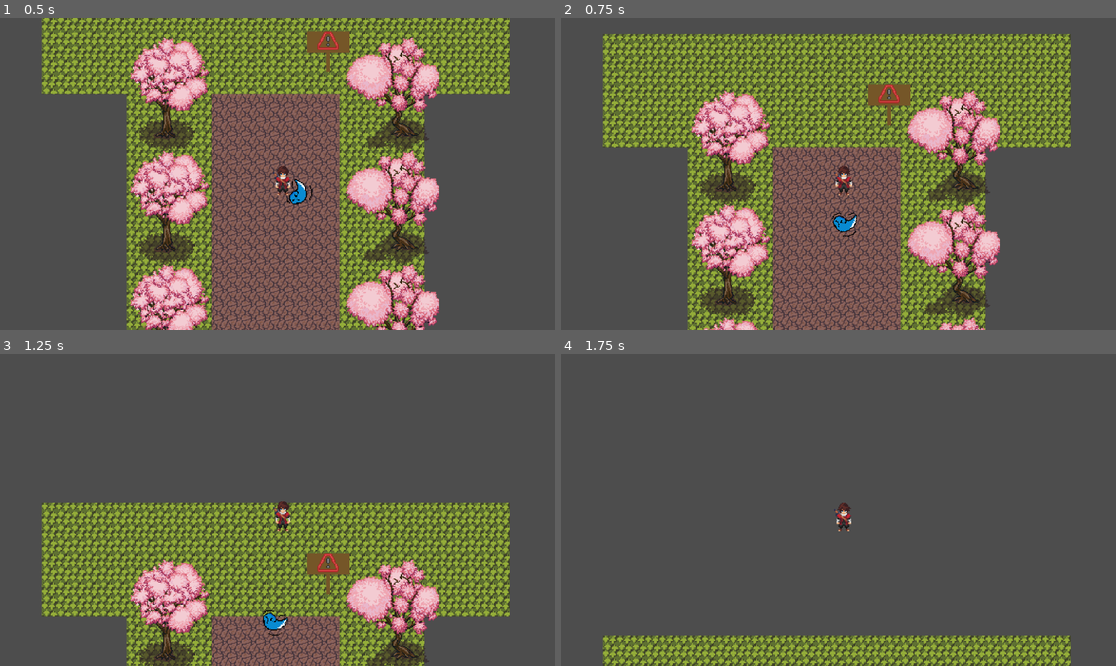
Above: before the commit, frames 1-4 (two rows, left to right).
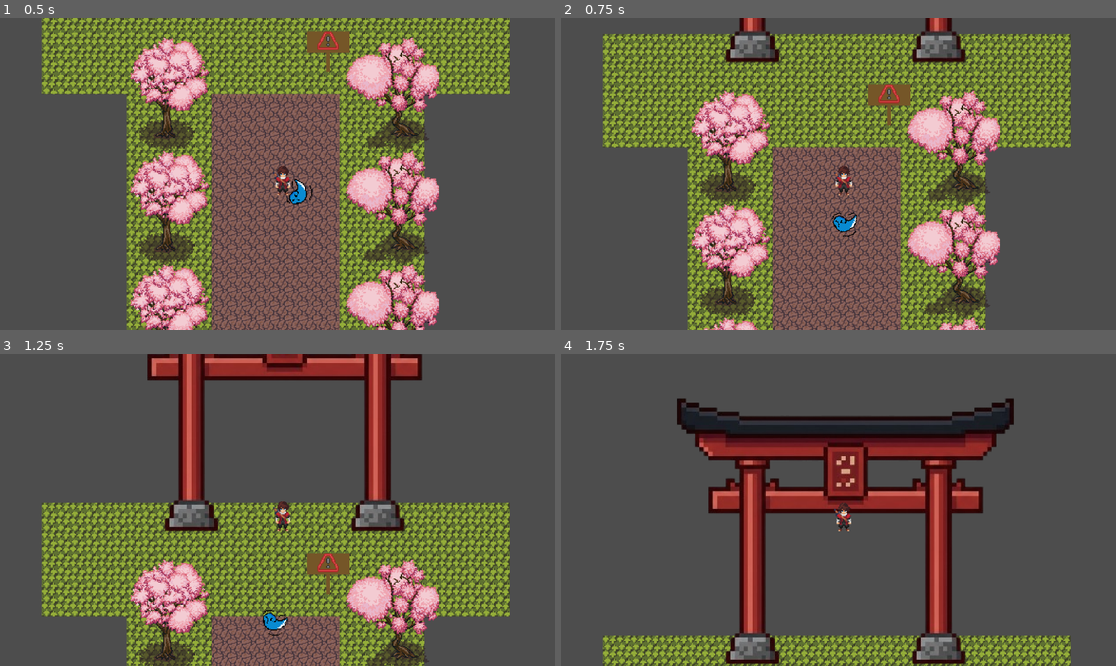
Above: after the commit, the same moments.

Repository: midnightsnackoreos-prog/Steps
Game: Godot game, scene res://Collaborations/game.tscn
The game is run twice, just before and just after one commit, with the same random seed, the same clock (stepped at 60 frames per second) and the same inputs.
Inputs:
- Up to frame 1 (0.5 s): no input
- Up to frame 2 (0.75 s): hold Up (up) from 0.53 s (still down); tap E (interact) at 0.6 s
- Up to frame 3 (1.25 s): keep holding Up (up)
- Up to frame 4 (1.75 s): keep holding Up (up); tap E (interact) at 1.35 s

Frame 1 is identical in both runs. In frame 2, 2.1% of the frame differs, in the area x 29-73%, y 0-15%; in frame 3, 9.5%; in frame 4, 20%, in the area x 20-82%, y 14-100%.

Commit message:
shrine sprite made
shrine sprite has been imported, gonna work on code next

Diff:
--- a/Collaborations/game.tscn
+++ b/Collaborations/game.tscn
@@ -4,6 +4,7 @@
 [ext_resource type="PackedScene" uid="uid://cm4inw2paf7ug" path="res://Collaborations/player.tscn" id="1_lniwr"]
 [ext_resource type="PackedScene" uid="uid://cpkpa0dmt5c6t" path="res://Ryan/scenes/sign.tscn" id="2_feb5d"]
 [ext_resource type="PackedScene" uid="uid://p41n4cfshls6" path="res://Milton/SCENES/wisp.tscn" id="3_cfvqc"]
+[ext_resource type="PackedScene" uid="uid://r4ti7v0v4ev4" path="res://Ryan/scenes/shrine.tscn" id="5_cfvqc"]
 
 [node name="Game" type="Node2D" unique_id=2025736409]
 
@@ -19,3 +20,11 @@
 [node name="wisp" parent="." unique_id=2056561412 instance=ExtResource("3_cfvqc")]
 
 [node name="Sign" parent="." unique_id=1176966440 instance=ExtResource("2_feb5d")]
+
+[node name="Shrine" parent="." unique_id=239808019 instance=ExtResource("5_cfvqc")]
+position = Vector2(2, -342)
+
+[node name="CollisionShape2D" parent="Shrine/Area2D" parent_id_path=PackedInt32Array(239808019, 1876874475) index="0" unique_id=1900596573]
+position = Vector2(-2, 78)
+
+[editable path="Shrine"]
--- /dev/null
+++ b/Ryan/scenes/shrine.tscn
@@ -0,0 +1,17 @@
+[gd_scene format=3 uid="uid://r4ti7v0v4ev4"]
+
+[ext_resource type="Texture2D" uid="uid://on0x0ucy3u3h" path="res://Ryan/ASSET/Gemini_Generated_Image_uh6kn1uh6kn1uh6k-removebg-preview (1).png" id="1_1sic0"]
+
+[sub_resource type="RectangleShape2D" id="RectangleShape2D_bmvtr"]
+size = Vector2(247, 143)
+
+[node name="Shrine" type="Node2D" unique_id=239808019]
+
+[node name="Area2D" type="Area2D" parent="." unique_id=1876874475]
+
+[node name="CollisionShape2D" type="CollisionShape2D" parent="Area2D" unique_id=1900596573]
+position = Vector2(0, 115)
+shape = SubResource("RectangleShape2D_bmvtr")
+
+[node name="Sprite2D" type="Sprite2D" parent="Area2D" unique_id=522572296]
+texture = ExtResource("1_1sic0")
Binary file added: Ryan/ASSET/Gemini_Generated_Image_uh6kn1uh6kn1uh6k-removebg-preview (1).png
Not shown, added: Ryan/ASSET/Gemini_Generated_Image_uh6kn1uh6kn1uh6k-removebg-preview (1).png.import
